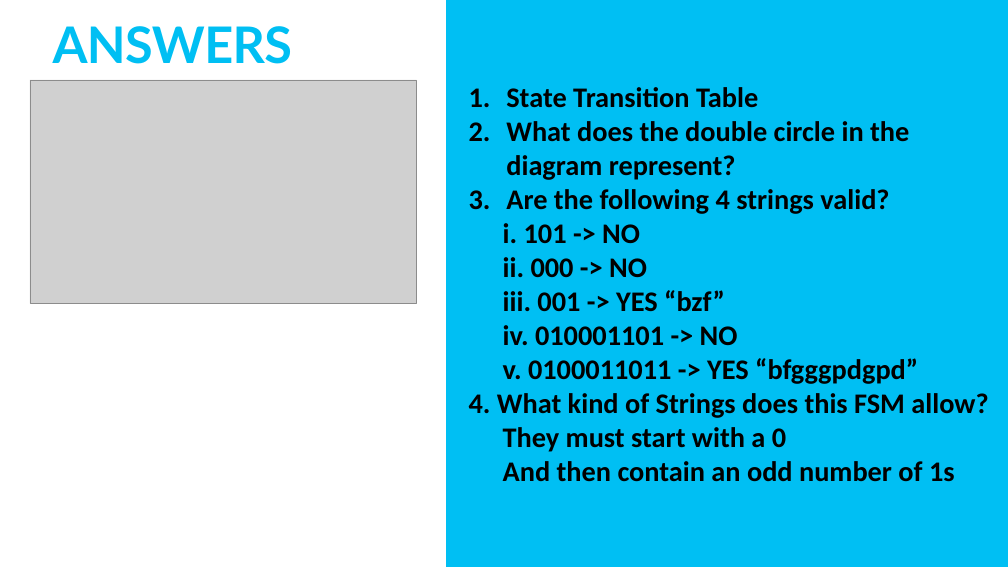
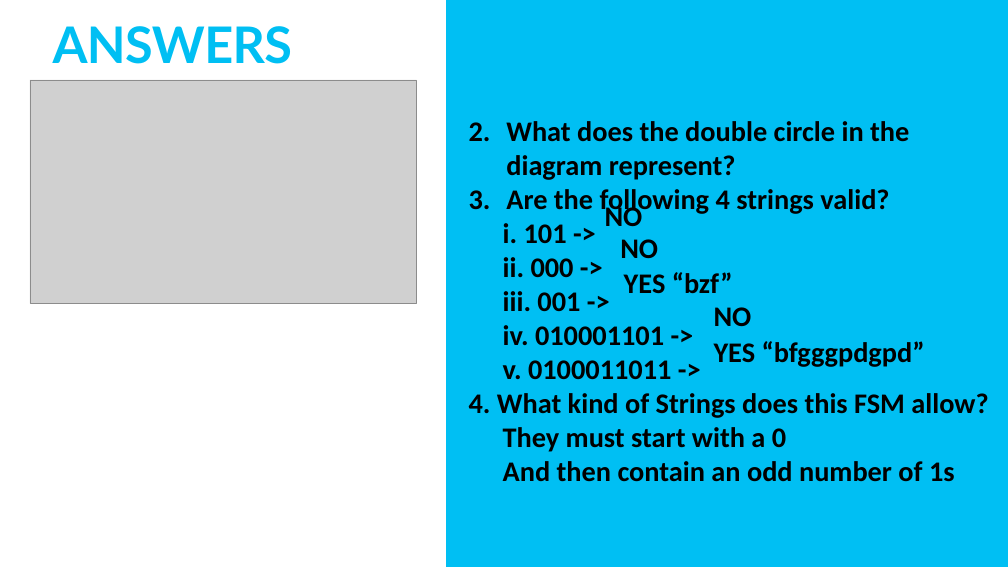
Before and after one commit to TommyWoodley/teaching, a slide deck: slide 11 of ALevel/FSM&TM/FSM&Turing.pptx. Drawn at 1008x567 pixels with LibreOffice and Linux fonts; fonts in the diff are those of the drawing; grey boxes stand for pictures. Boxes give left, top, right and bottom in pixels: in the first picture for what was removed or moved away, otherwise in the second. Text is boxed around its words. In the diff, an @@ line names an element or a change of style, - is before the commit and + after.

```diff
--- a/ALevel/FSM&TM/FSM&Turing.pptx
+++ b/ALevel/FSM&TM/FSM&Turing.pptx
@@ text "State Transition Table" at (x1=469, y1=121, x2=988, y2=482): text colour #000000 to #00BFF3 in "State Transition Table" @@
@@ text added at (x1=605, y1=203, x2=643, y2=226), 54 pt, text #000000, bold @@
+NO
@@ text at (x1=503, y1=223, x2=671, y2=379): text changed @@
-i. 101 -> NO
-ii. 000 -> NO
-iii. 001 -> YES “bzf”
-iv. 010001101 -> NO
-v. 0100011011 -> YES “bfgggpdgpd”
+i. 101 ->
+ii. 000 ->
+iii. 001 ->
+iv. 010001101 ->
+v. 0100011011 ->
@@ text added at (x1=620, y1=239, x2=658, y2=258), 54 pt, text #000000, bold @@
+NO
@@ text added at (x1=624, y1=272, x2=733, y2=294), 54 pt, text #000000, bold @@
+YES “bzf”
@@ text added at (x1=714, y1=307, x2=752, y2=326), 54 pt, text #000000, bold @@
+NO
@@ text added at (x1=714, y1=341, x2=925, y2=367), 54 pt, text #000000, bold @@
+YES “bfgggpdgpd”
```
Also in this commit, not shown: 3 other slides changed, 4 other files.
